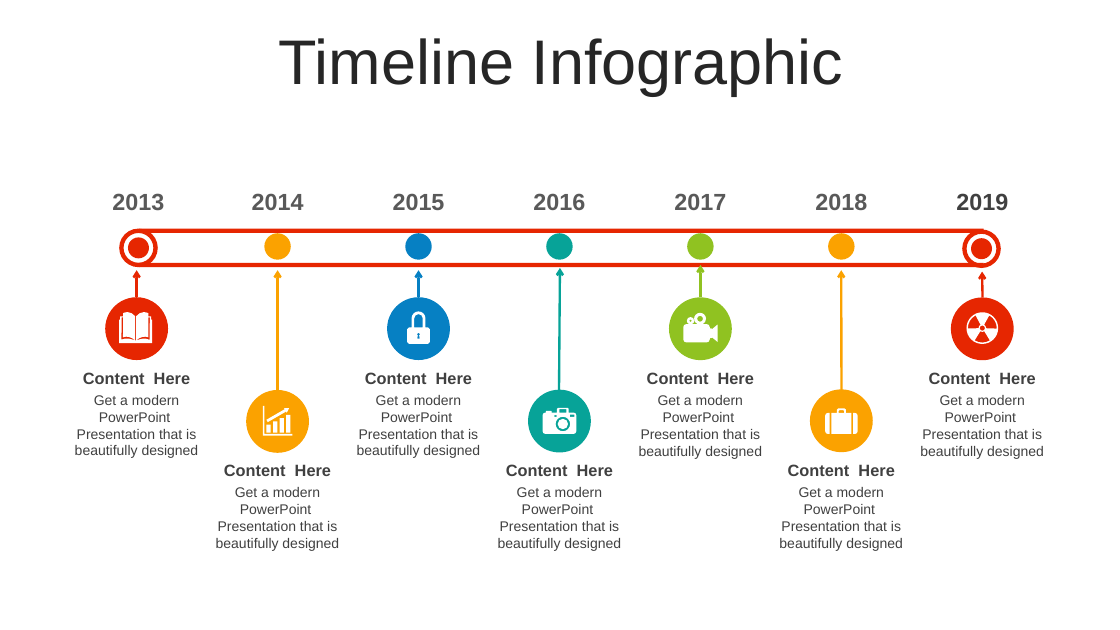
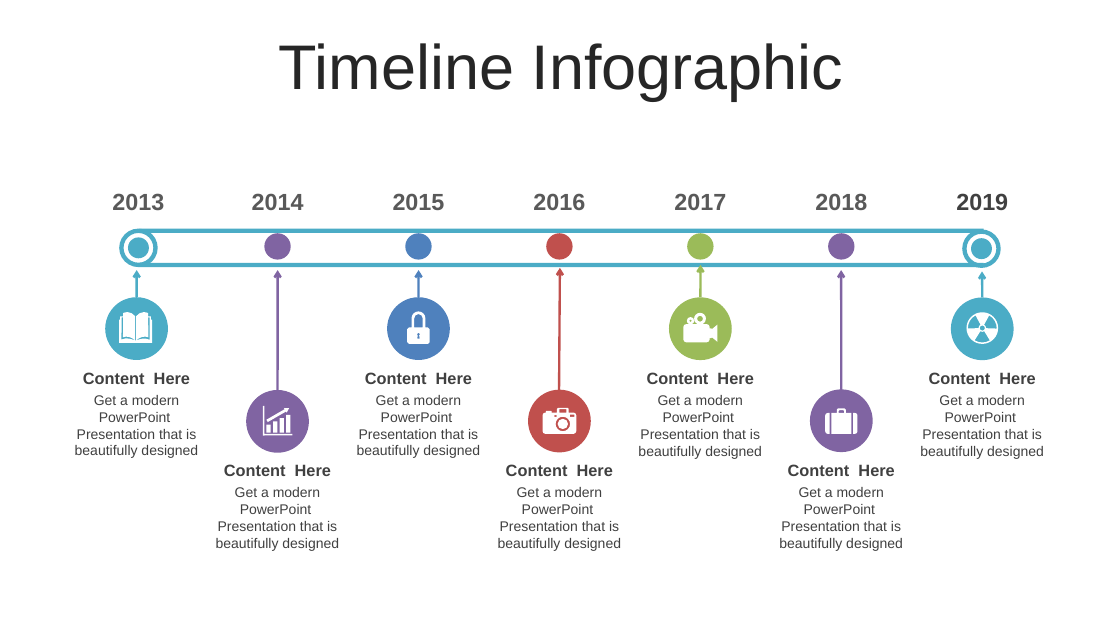
Before and after one commit to thanhlongvl/sportdemo, a slide deck: slide 8 of industry 4.0-Revolution-PowerPoint-Templates.pptx (slide 4 before the commit). Drawn at 1120x630 pixels with LibreOffice and Linux fonts; fonts in the diff are those of the drawing. Boxes give left, top, right and bottom in pixels: in the first picture for what was removed or moved away, otherwise in the second. Text is boxed around its words. In the diff, an @@ line names an element or a change of style, - is before the commit and + after.

```diff
--- a/industry 4.0-Revolution-PowerPoint-Templates.pptx
+++ b/industry 4.0-Revolution-PowerPoint-Templates.pptx
@@ text "Timeline Infographic" at <box>279,43,844,101</box>: line spacing 0.9 to 1; less space between paragraphs @@
@@ ellipse at <box>406,234,432,260</box>: fill #0680C3 to #4F81BD @@
@@ ellipse at <box>546,234,572,260</box>: fill #07A398 to #C0504D @@
@@ ellipse at <box>687,234,713,260</box>: fill #90C221 to #9BBB59 @@
@@ arrow removed from (559, 394) to (560, 268) @@
@@ freeform shape added at <box>560,268,560,394</box>, outline #C0504D 2.01 pt @@
@@ arrow removed from (701, 297) to (701, 265) @@
@@ freeform shape added at <box>701,265,701,297</box>, outline #9BBB59 2.01 pt @@
@@ fill #E62601 to #4BACC6 in 8 elements at <box>119,229,158,267</box>, <box>128,238,149,259</box>, <box>139,229,984,233</box>, <box>139,263,984,267</box>, <box>963,229,1002,268</box>, <box>971,239,992,260</box>, <box>951,297,1014,360</box>, <box>105,297,168,360</box> @@
@@ arrow removed from (137, 297) to (137, 271) @@
@@ freeform shape added at <box>137,271,137,297</box>, outline #4BACC6 2.01 pt @@
@@ arrow removed from (277, 397) to (277, 271) @@
@@ freeform shape added at <box>277,271,277,397</box>, outline #8064A2 2.01 pt @@
@@ ellipse at <box>387,297,450,360</box>: fill #0680C3 to #4F81BD @@
@@ arrow removed from (418, 297) to (418, 271) @@
@@ freeform shape added at <box>418,271,418,297</box>, outline #4F81BD 2.01 pt @@
@@ ellipse at <box>669,297,732,360</box>: fill #90C221 to #9BBB59 @@
@@ freeform shape added at <box>841,271,841,397</box>, outline #8064A2 2.01 pt @@
@@ arrow removed from (842, 397) to (842, 271) @@
@@ arrow removed from (983, 297) to (982, 271) @@
@@ freeform shape added at <box>982,271,982,297</box>, outline #4BACC6 2.01 pt @@
@@ outline redrawn in 7 elements at <box>263,406,292,435</box>, <box>967,313,999,344</box>, <box>543,408,576,434</box>, <box>683,313,718,342</box>, <box>408,312,430,344</box>, <box>825,408,857,434</box>, <box>119,313,152,344</box> @@
@@ ellipse at <box>528,390,592,453</box>: fill #07A398 to #C0504D @@
@@ fill #FBA200 to #8064A2 in 4 elements at <box>828,234,854,260</box>, <box>265,234,291,260</box>, <box>246,390,309,453</box>, <box>810,390,873,453</box> @@
```
Also in this commit, not shown: 46 other slides changed, 3 slides added, 1 slide removed, 1 other file.
